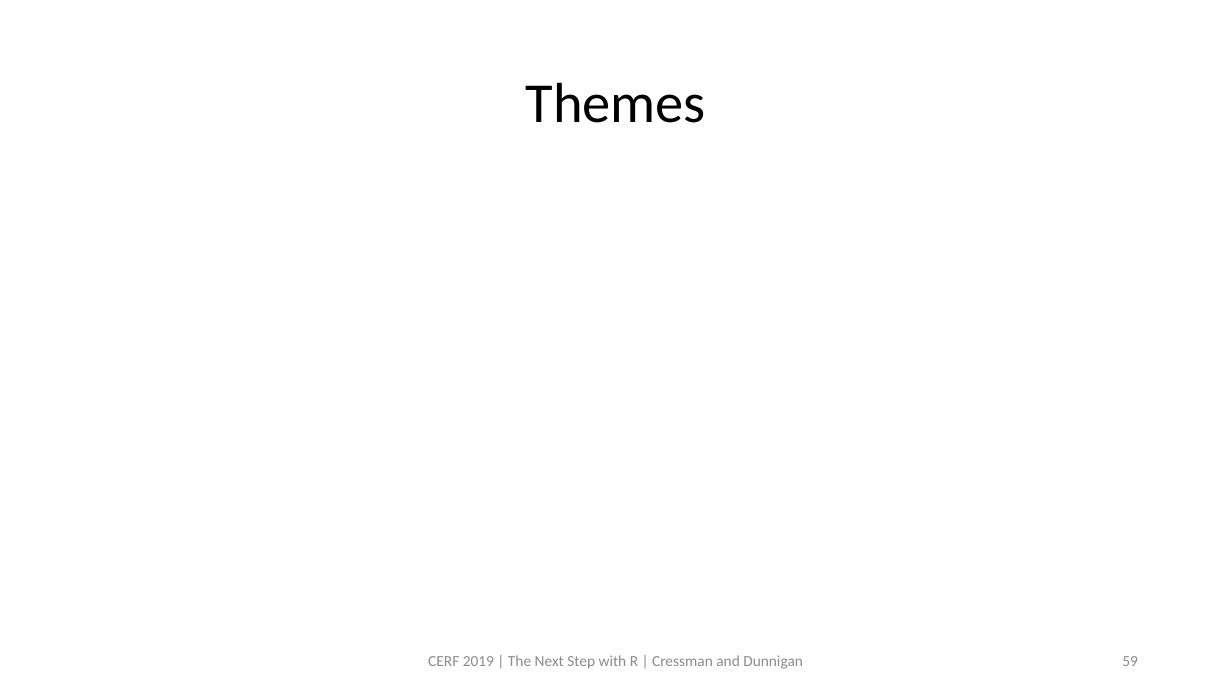
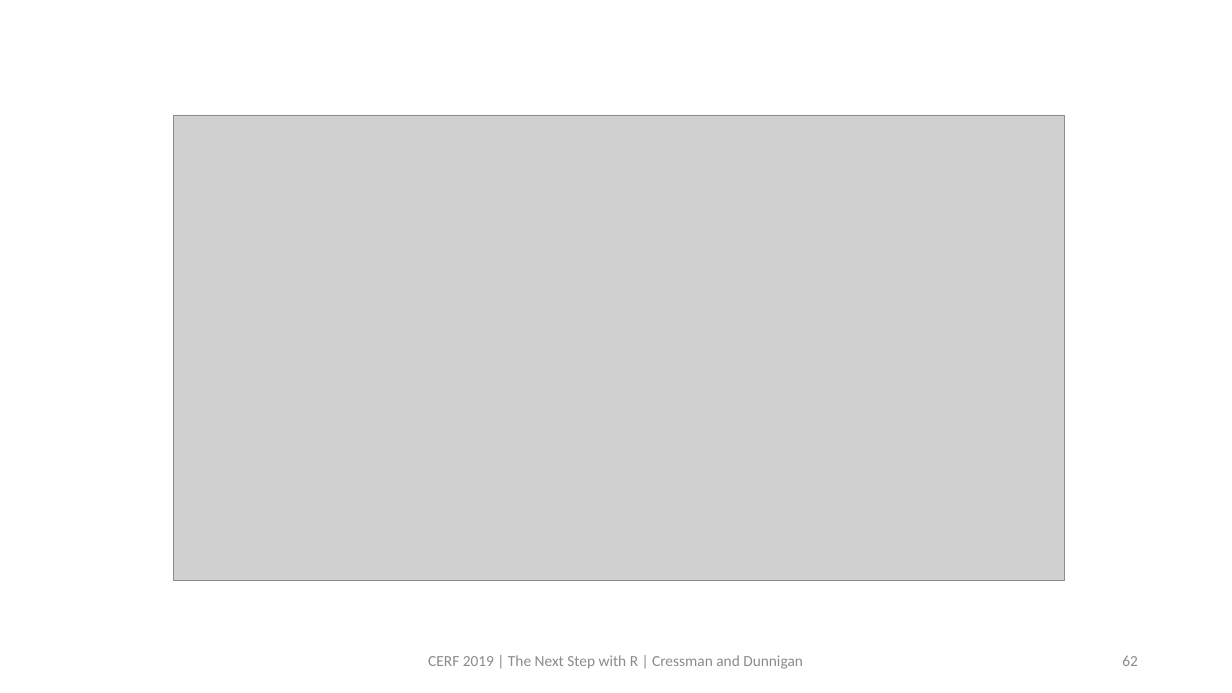
Before and after one commit to swmpkim/2019_CERF, a slide deck: slide 62 of slides/01_Visualize.pptx (slide 59 before the commit). Drawn at 1232x693 pixels with LibreOffice and Linux fonts; fonts in the diff are those of the drawing; grey boxes stand for pictures. Boxes give left, top, right and bottom in pixels: in the first picture for what was removed or moved away, otherwise in the second. Text is boxed around its words. In the diff, an @@ line names an element or a change of style, - is before the commit and + after.

```diff
--- a/slides/01_Visualize.pptx
+++ b/slides/01_Visualize.pptx
@@ title removed at bbox=[526, 82, 706, 123] @@
-Themes
@@ picture added at bbox=[174, 115, 1066, 580] @@
@@ page number at bbox=[1122, 655, 1138, 666]: text changed @@
-59
+62
```
Also in this commit, not shown: 9 other slides changed, 10 slides added.
